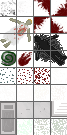
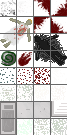
Two versions of the same layered image (67 x 135). Layer-by-layer changes:
added layer "mildewrand" (1st of 2) (28%) above "mildewrand" over left=17, top=85, right=33, bottom=101
added layer "mildewrand" (2nd of 2) (25%) above "mildew03" over left=0, top=86, right=15, bottom=101
